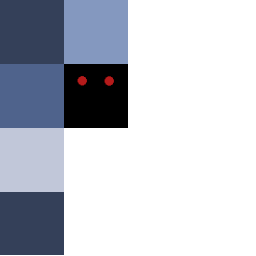
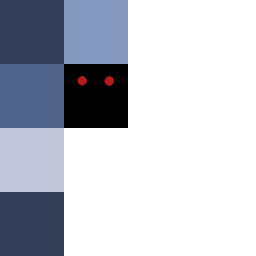
Layers edited between the first and the second 256 × 256 image:
painted on "Arrière-plan" over [0, 255, 64, 256]
